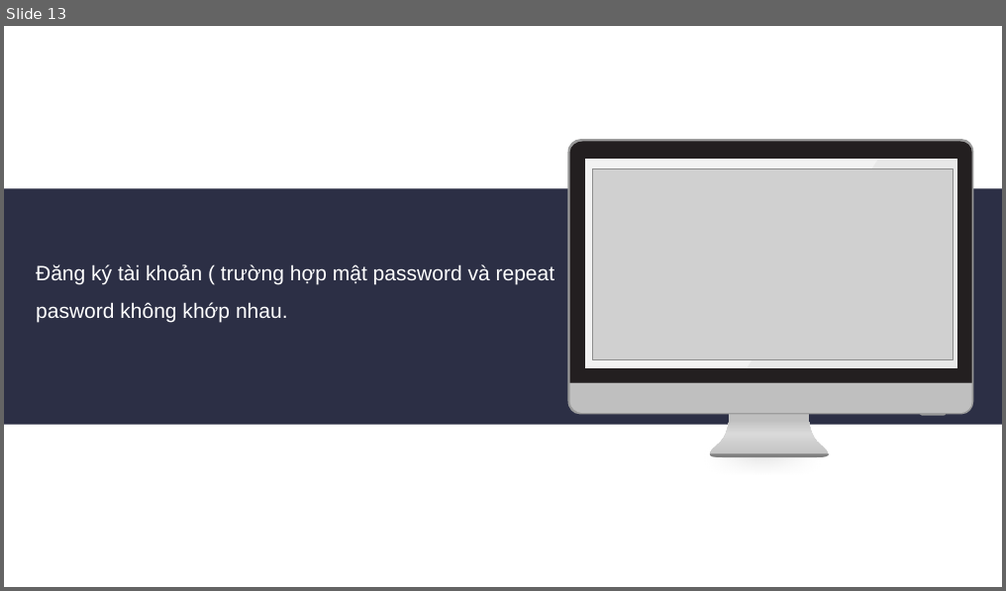
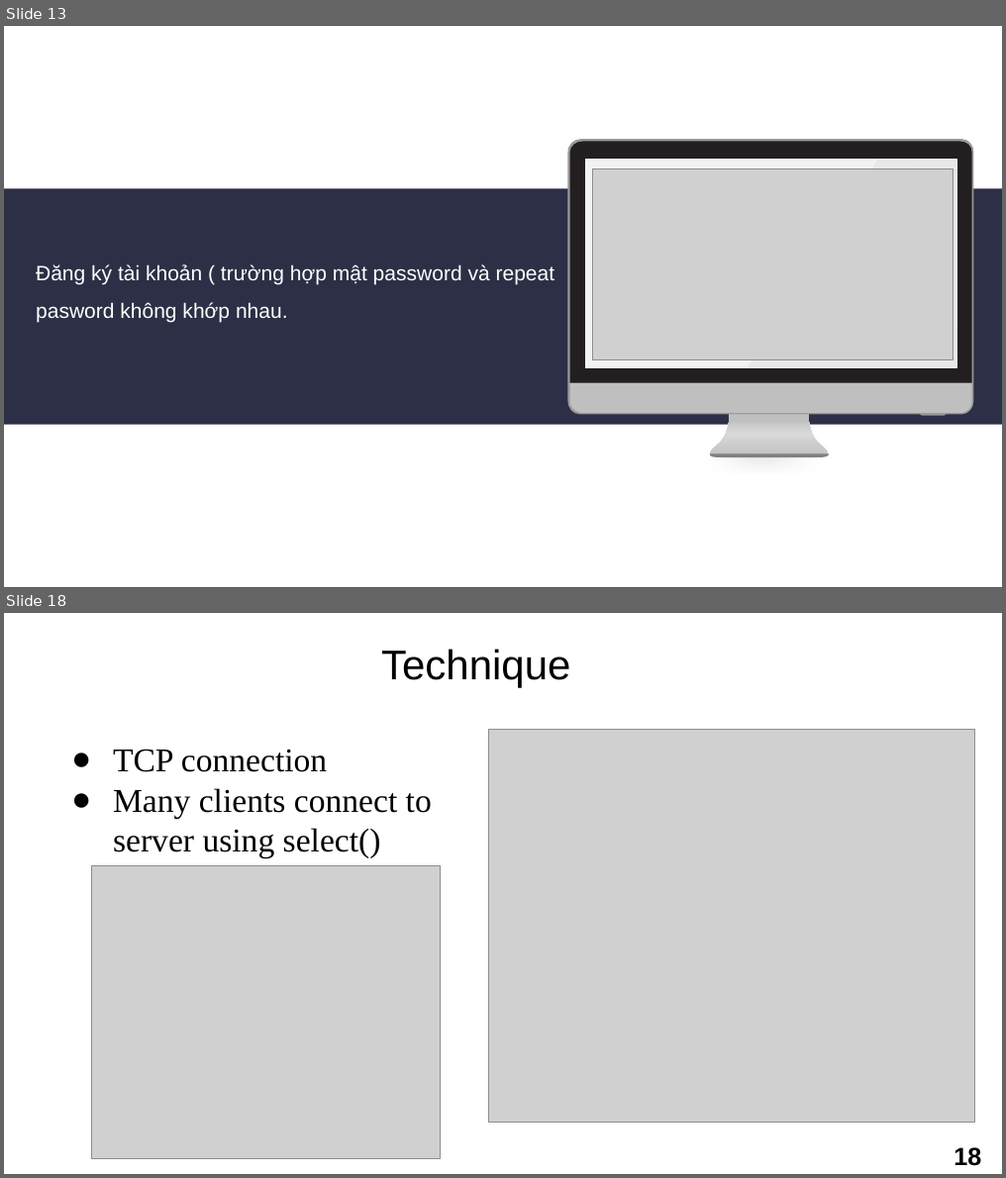
Before and after one commit to tonganh/IT126815, a slide deck: BTL/report/LTM_CHECK_POINT_1.pptx. Shown one above the other, each under a label of ours: slide 13 before the commit, slides 13 and 18 after it; the slides between them are not shown. The pictures are 1006x591 and 1006x1178 pixels, drawn with LibreOffice and Linux fonts; fonts in the diff are those of the drawing; grey boxes stand for pictures; background and template pictures are left out. Boxes give left, top, right and bottom in pixels: in the first picture for what was removed or moved away, otherwise in the second. Text is boxed around its words. In the diff, an @@ line names an element or a change of style, - is before the commit and + after.

```diff
--- a/BTL/report/LTM_CHECK_POINT_1.pptx
+++ b/BTL/report/LTM_CHECK_POINT_1.pptx
@@ slide 18 added at <box>4,613,1002,1174</box>, background picture (left out) @@
@@ title added at <box>381,649,570,687</box>, 40 pt, text #000000 @@
+Technique
@@ picture added at <box>488,729,975,1122</box> @@
@@ text added at <box>113,749,432,858</box>, 32 pt, text #000000 @@
+● TCP connection
+● Many clients connect to server using select()
@@ picture added at <box>91,865,441,1159</box> @@
@@ page number added at <box>953,1148,981,1166</box>, 24 pt, text #000000, bold @@
+18
```
Also in this commit, not shown: 6 slides changed, 29 other files.
